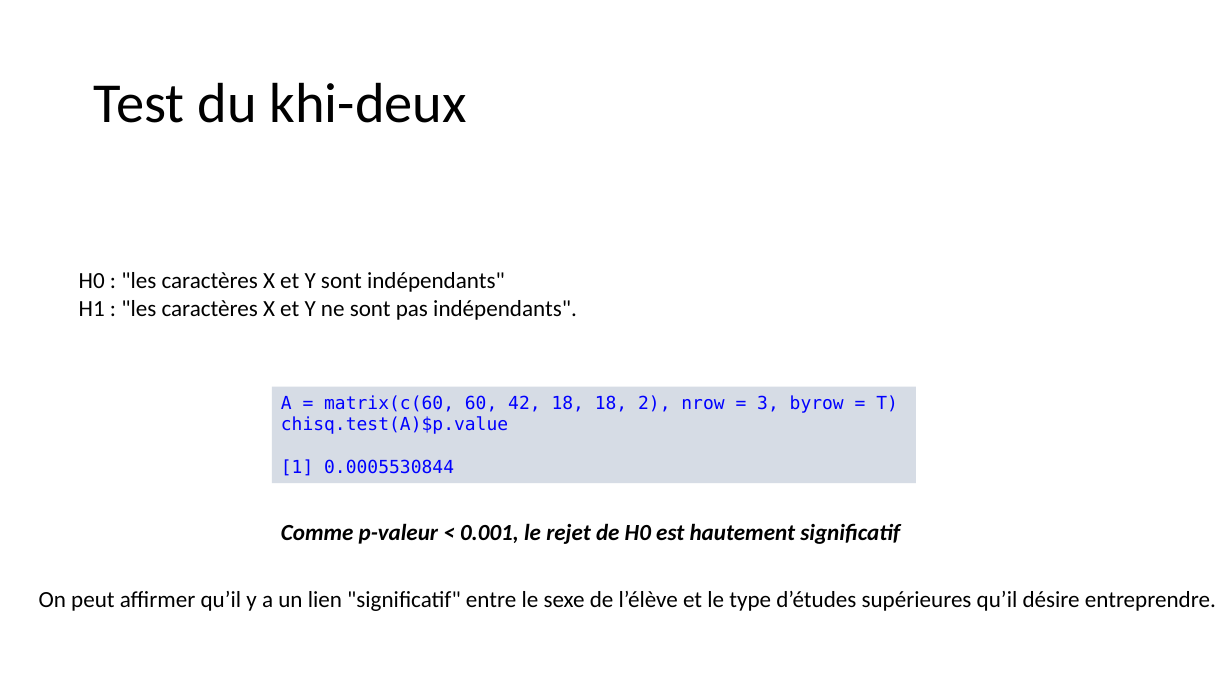
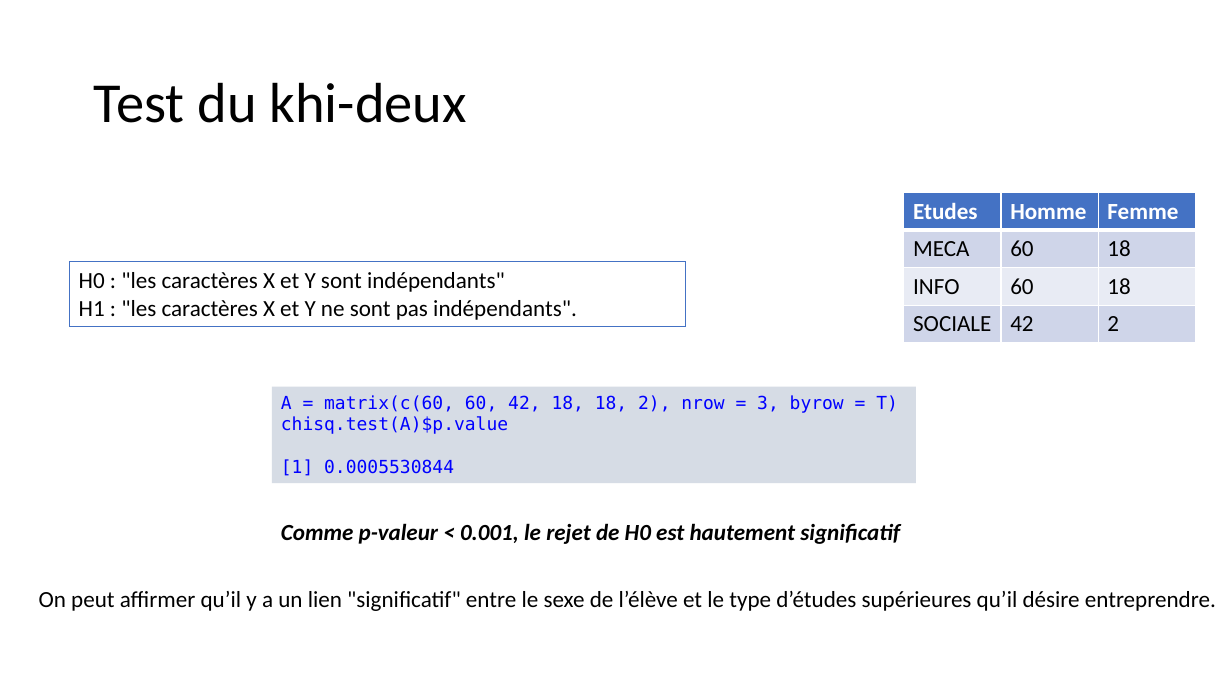
Before and after one commit to Arkantick/Enseignement_EPSI_LangageR, a slide deck: slide 57 of EPSI/Langage R/Statistiques Descriptives/Statistiques_Descriptives_R_Cours.pptx (slide 53 before the commit). Drawn at 1232x693 pixels with LibreOffice and Linux fonts; fonts in the diff are those of the drawing. Boxes give left, top, right and bottom in pixels: in the first picture for what was removed or moved away, otherwise in the second. Text is boxed around its words. In the diff, an @@ line names an element or a change of style, - is before the commit and + after.

```diff
--- a/EPSI/Langage R/Statistiques Descriptives/Statistiques_Descriptives_R_Cours.pptx
+++ b/EPSI/Langage R/Statistiques Descriptives/Statistiques_Descriptives_R_Cours.pptx
@@ table added at (904,193,1195,343), 4 rows, 3 columns @@
+Etudes | Homme | Femme
+MECA | 60 | 18
+INFO | 60 | 18
+SOCIALE | 42 | 2
@@ rectangle "H0 : "les caractères X ...": place and size @@
-rectangle "H0 : "les caractères X ..." at (79,272,577,320)
+rectangle "H0 : "les caractères X ..." at (69,262,686,327)
@@ rectangle "H0 : "les caractères X ..." at (69,262,686,327): outline none to #4472C4 0.75 pt @@
```
Also in this commit, not shown: 7 other slides changed, 7 slides added, 2 slides removed, 1 other file.
